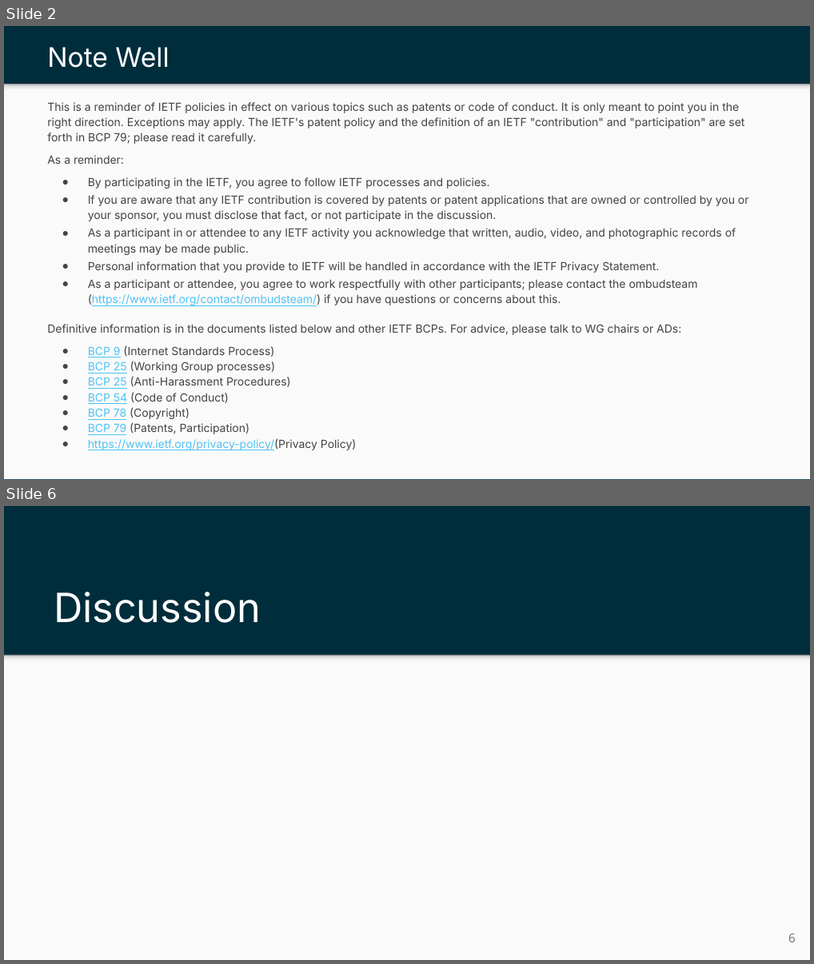
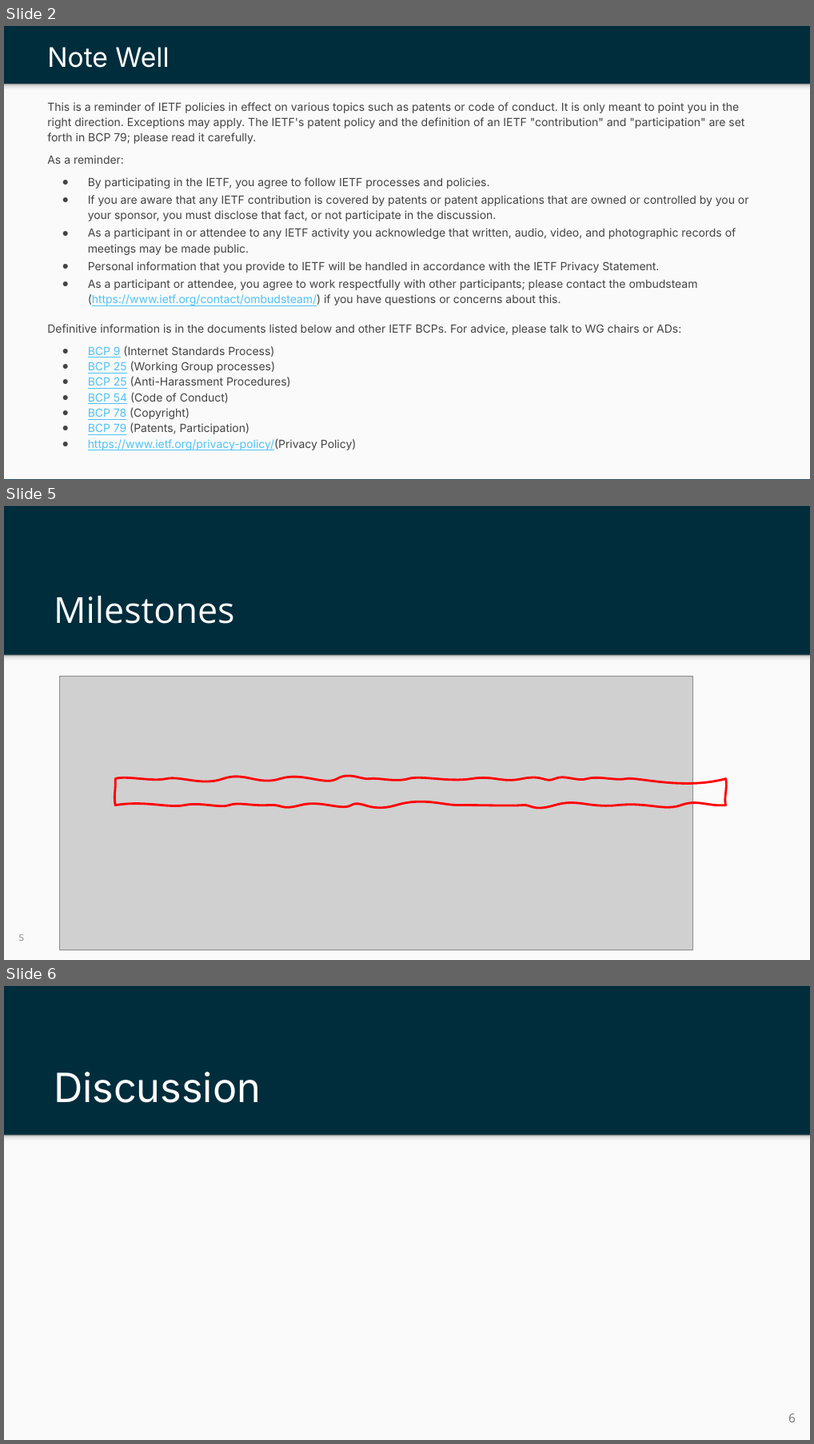
Before and after one commit to ietf-wg-nmop/IETF-Meetings, a slide deck: interim-092024/nmop-chairs-slides.pptx. Shown one above the other, each under a label of ours: slides 2 and 6 before the commit, slides 2, 5 and 6 after it; the slides between them are not shown. The pictures are 814x964 and 814x1444 pixels, drawn with LibreOffice and Linux fonts; fonts in the diff are those of the drawing; grey boxes stand for pictures; background and template pictures are left out. Boxes give left, top, right and bottom in pixels: in the first picture for what was removed or moved away, otherwise in the second. Text is boxed around its words. In the diff, an @@ line names an element or a change of style, - is before the commit and + after.

```diff
--- a/interim-092024/nmop-chairs-slides.pptx
+++ b/interim-092024/nmop-chairs-slides.pptx
@@ slide 5 added at <box>4,506,810,960</box>, background #002D3C; not listed: 2 template elements that a slide beside it also shows @@
@@ title added at <box>54,596,234,624</box>, 32 pt, text #FFFFFF @@
+Milestones
@@ picture added at <box>60,676,694,950</box> @@
@@ freeform shape added at <box>115,779,726,805</box>, outline #FF0000 2 pt @@
@@ page number added at <box>19,934,24,940</box>, 8 pt, text #737373 @@
+5
```
Also in this commit, not shown: 2 slides changed, 1 other slide added, 3 slides removed.
